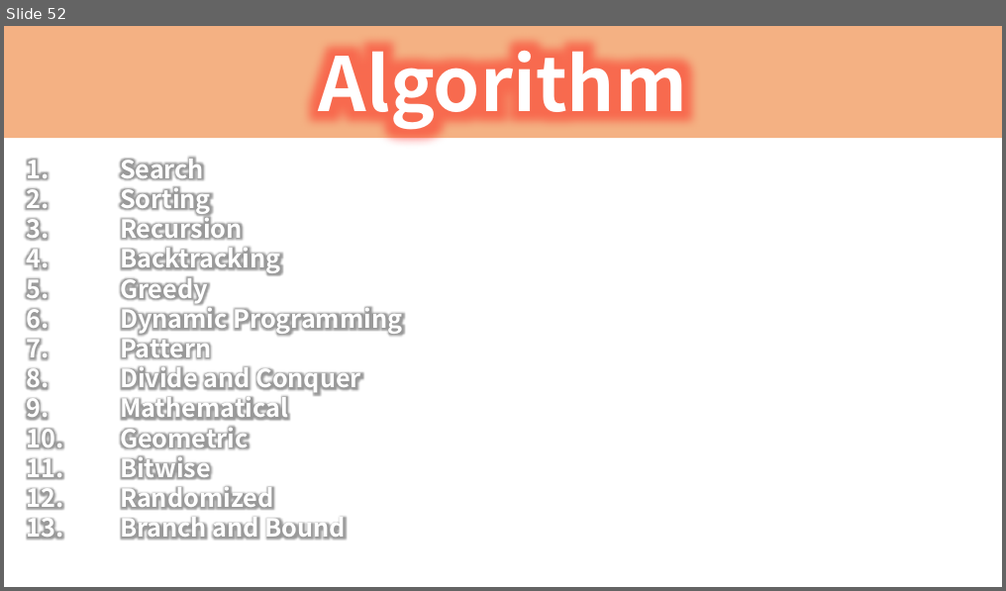
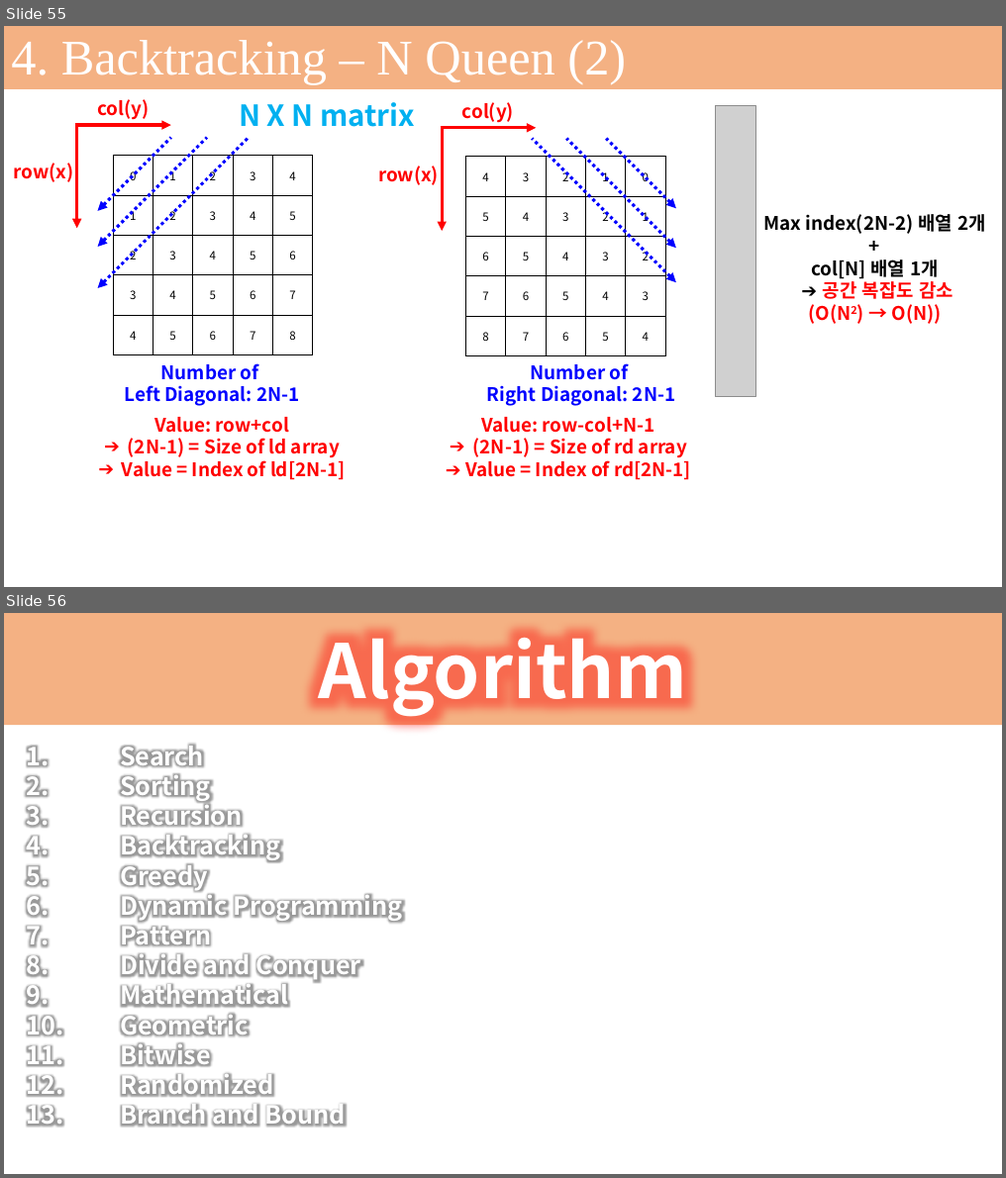
Before and after one commit to seonghokim/Study, a slide deck: Study Material/Algorithm in c++.pptx. Shown one above the other, each under a label of ours: slide 52 before the commit, slides 55 and 56 after it. The pictures are 1006x591 and 1006x1178 pixels, drawn with LibreOffice and Linux fonts; fonts in the diff are those of the drawing; grey boxes stand for pictures; background and template pictures are left out. Boxes give left, top, right and bottom in pixels: in the first picture for what was removed or moved away, otherwise in the second. Text is boxed around its words. In the diff, an @@ line names an element or a change of style, - is before the commit and + after.

```diff
--- a/Study Material/Algorithm in c++.pptx
+++ b/Study Material/Algorithm in c++.pptx
@@ slide 55 added at (4, 26, 1002, 587), background #FFFFFF @@
@@ rectangle added at (4, 26, 1002, 89), fill #404040 @@
@@ rectangle added at (4, 26, 1002, 89), fill #F4B183, 48 pt, text #FFFFFF @@
+4. Backtracking – N Queen (2)
@@ text added at (97, 99, 149, 120), 18 pt, text #FF0000, bold @@
+col(y)
@@ text added at (239, 102, 415, 127), 28 pt, text #00B0F0, bold @@
+N X N matrix
@@ text added at (462, 102, 514, 123), 18 pt, text #FF0000, bold @@
+col(y)
@@ picture added at (715, 106, 756, 397) @@
@@ arrow added from (75, 125) to (171, 125), #FF0000 3 pt @@
@@ arrow added from (77, 125) to (77, 228), #FF0000 3 pt @@
@@ arrow added from (171, 138) to (98, 211), #0000FF 3 pt dashed @@
@@ arrow added from (207, 138) to (98, 247), #0000FF 3 pt dashed @@
@@ arrow added from (249, 138) to (98, 288), #0000FF 3 pt dashed @@
@@ arrow added from (441, 128) to (537, 128), #FF0000 3 pt @@
@@ arrow added from (442, 128) to (442, 231), #FF0000 3 pt @@
@@ arrow added from (532, 138) to (676, 282), #0000FF 3 pt dashed @@
@@ arrow added from (567, 138) to (676, 248), #0000FF 3 pt dashed @@
@@ arrow added from (607, 138) to (676, 209), #0000FF 3 pt dashed @@
@@ text added at (14, 163, 74, 182), 18 pt, text #FF0000, bold @@
+row(x)
@@ table added at (113, 156, 312, 356), 5 rows, 5 columns @@
+0 | 1 | 2 | 3 | 4
+1 | 2 | 3 | 4 | 5
+2 | 3 | 4 | 5 | 6
+3 | 4 | 5 | 6 | 7
+4 | 5 | 6 | 7 | 8
@@ text added at (378, 166, 439, 185), 18 pt, text #FF0000, bold @@
+row(x)
@@ table added at (466, 157, 664, 356), 5 rows, 5 columns @@
+4 | 3 | 2 | 1 | 0
+5 | 4 | 3 | 2 | 1
+6 | 5 | 4 | 3 | 2
+7 | 6 | 5 | 4 | 3
+8 | 7 | 6 | 5 | 4
@@ text added at (763, 214, 986, 324), 18 pt, text #000000, bold @@
+Max index(2N-2) 배열 2개
++
+col[N] 배열 1개
+➔ 공간 복잡도 감소
+(O(N2) → O(N))
@@ text added at (125, 364, 299, 406), 18 pt, text #0000FF, bold @@
+Number of
+Left Diagonal: 2N-1
@@ text added at (487, 364, 675, 406), 18 pt, text #0000FF, bold @@
+Number of
+Right Diagonal: 2N-1
@@ text added at (122, 417, 346, 480), 18 pt, text #FF0000, bold @@
+Value: row+col
+➔ (2N-1) = Size of ld array
+➔ Value = Index of ld[2N-1]
@@ text added at (465, 417, 691, 480), 18 pt, text #FF0000, bold @@
+Value: row-col+N-1
+➔ (2N-1) = Size of rd array
+➔ Value = Index of rd[2N-1]
@@ what was slide 52 is now slide 56 @@
```
Also in this commit, not shown: 3 other slides added, 4 other files.
